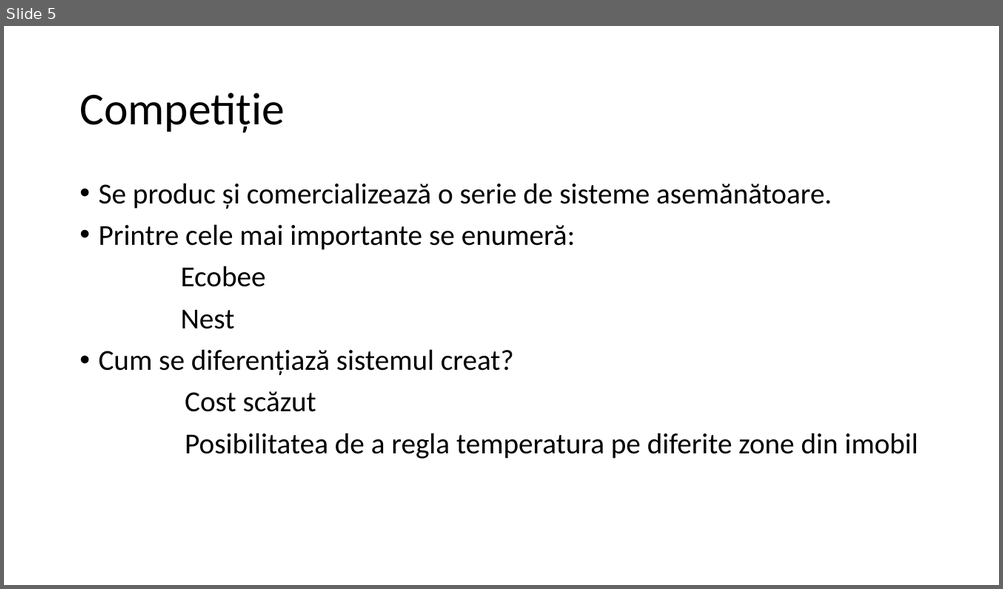
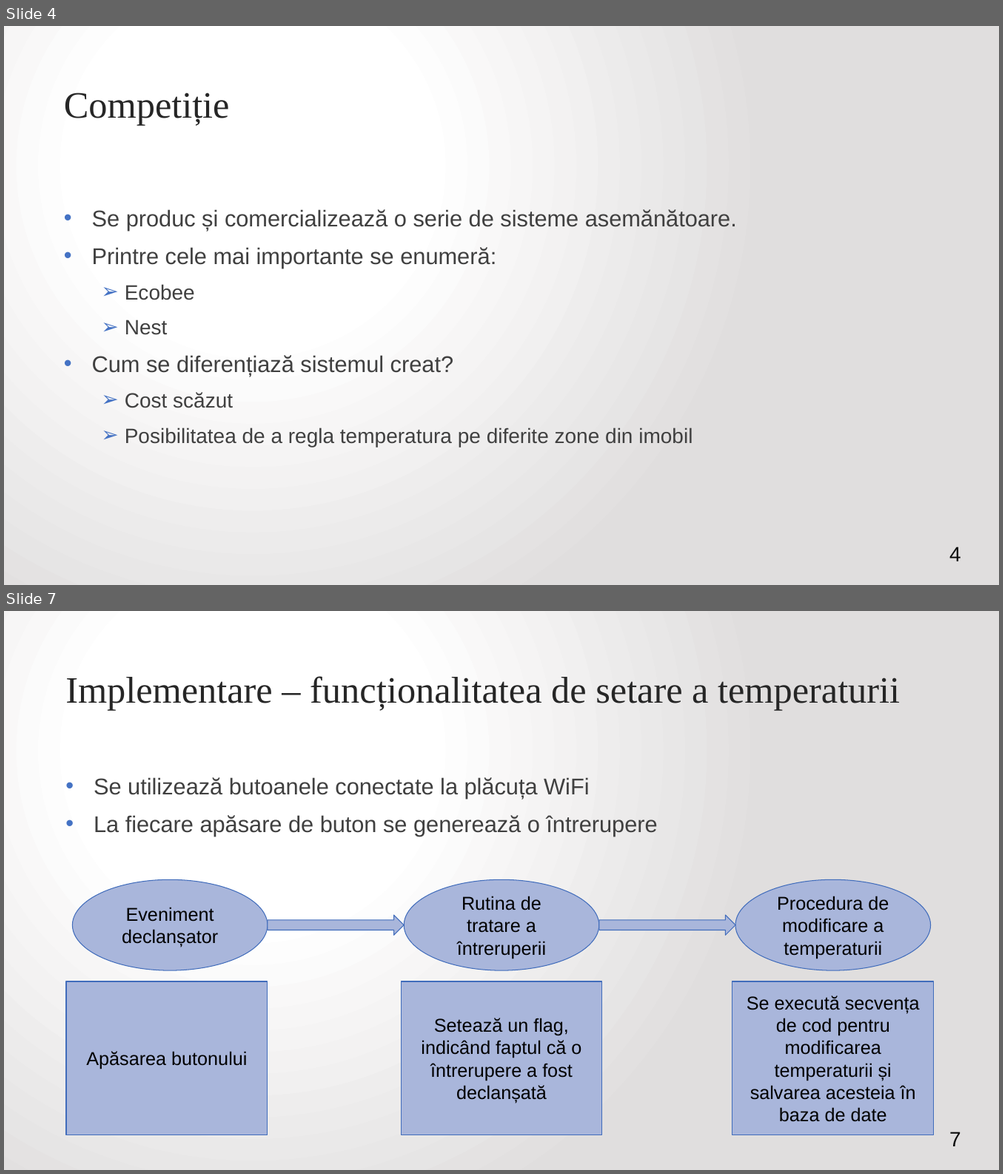
Before and after one commit to VitomirDragan/TemperatureManagement-IOT-, a slide deck: Prezentare/Termostat inteligent controlat printr-o aplicație web.pptx. Shown one above the other, each under a label of ours: slide 5 before the commit, slides 4 and 7 after it; the slides between them are not shown. The pictures are 1003x589 and 1003x1174 pixels, drawn with LibreOffice and Linux fonts; fonts in the diff are those of the drawing. Boxes give left, top, right and bottom in pixels: in the first picture for what was removed or moved away, otherwise in the second. Text is boxed around its words. In the diff, an @@ line names an element or a change of style, - is before the commit and + after.

```diff
--- a/Prezentare/Termostat inteligent controlat printr-o aplicație web.pptx
+++ b/Prezentare/Termostat inteligent controlat printr-o aplicație web.pptx
@@ slide 7 added at (4, 611, 999, 1170), background gradient #FFFFFF to #E1DFDF @@
@@ title added at (65, 676, 899, 710), 36 pt, text #262626 @@
+Implementare – funcționalitatea de setare a temperaturii
@@ text added at (94, 777, 657, 836), 22 pt, text #404040 @@
+• Se utilizează butoanele conectate la plăcuța WiFi
+• La fiecare apăsare de buton se generează o întrerupere
@@ ellipse added at (73, 880, 267, 971), fill #A9B6DC, outline #416DBB 0.75 pt, 18 pt, text #000000 @@
+Eveniment declanșator
@@ ellipse added at (404, 880, 599, 971), fill #A9B6DC, outline #416DBB 0.75 pt, 18 pt, text #000000 @@
+Rutina de tratare a întreruperii
@@ ellipse added at (735, 880, 930, 971), fill #A9B6DC, outline #416DBB 0.75 pt, 18 pt, text #000000 @@
+Procedura de modificare a temperaturii
@@ right arrow added at (267, 915, 404, 936), fill #A9B6DC, outline #416DBB 0.75 pt @@
@@ right arrow added at (599, 915, 735, 936), fill #A9B6DC, outline #416DBB 0.75 pt @@
@@ rectangle added at (66, 982, 267, 1136), fill #A9B6DC, outline #416DBB 0.75 pt, 18 pt, text #000000 @@
+Apăsarea butonului
@@ rectangle added at (401, 982, 603, 1136), fill #A9B6DC, outline #416DBB 0.75 pt, 18 pt, text #000000 @@
+Setează un flag, indicând faptul că o întrerupere a fost declanșată
@@ rectangle added at (732, 982, 933, 1136), fill #A9B6DC, outline #416DBB 0.75 pt, 18 pt, text #000000 @@
+Se execută secvența de cod pentru modificarea temperaturii și salvarea acesteia în baza de date
@@ page number added at (949, 1132, 961, 1147), 20 pt, text #0D0D0D @@
+7
@@ what was slide 5 is now slide 4 @@
@@ slide 4 changed as well @@
@@ background #FFFFFF to gradient #FFFFFF to #E1DFDF @@
@@ title "Competiție": place and size @@
-title "Competiție" at (79, 93, 284, 133)
+title "Competiție" at (64, 93, 230, 125)
@@ title "Competiție" at (64, 93, 230, 125): size 44 to 36 pt, font Calibri to Times New Roman, text colour #000000 to #262626; line spacing 0.9 to 1; vertical alignment middle to top @@
@@ text "Se produc și comercializează o ...": place and size @@
-text "Se produc și comercializează o ..." at (99, 183, 918, 459)
+text "Se produc și comercializează o ..." at (92, 210, 737, 447)
@@ text "Se produc și comercializează o ..." at (92, 210, 737, 447): size 28 to 22 pt in "Se produc și comercializează o serie de ...", "Printre cele mai importante se enumeră:", "Cum se diferențiază sistemul creat?"; font Calibri to Arial, text colour #000000 to #404040; size 28 to 20 pt in "Ecobee", "Nest", "Cost scăzut", "Posibilitatea de a regla temperatura pe diferite ..."; alignment left to justified; indent changed; line spacing 0.9 to 1; bullet none to ➢; list level 1 to 2 in "Ecobee"; list level 1 to 2 in "Nest"; list level 1 to 2 in "Cost scăzut"; list level 1 to 2 in "Posibilitatea de a regla temperatura ..." @@
@@ page number added at (949, 547, 961, 562), 20 pt, text #0D0D0D @@
+4
```
Also in this commit, not shown: 3 other slides changed, 7 other slides added, 3 slides removed, 8 other files.
